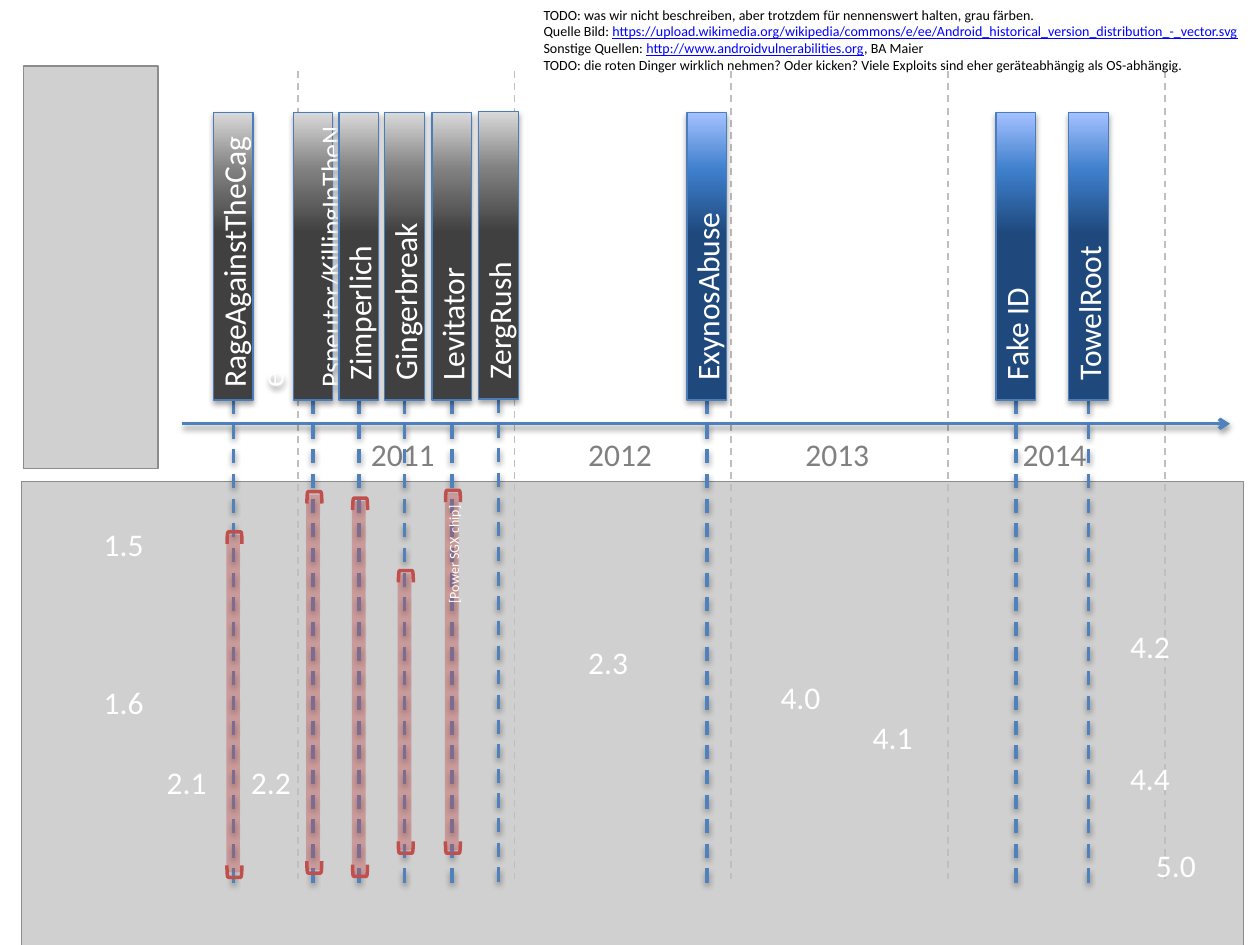
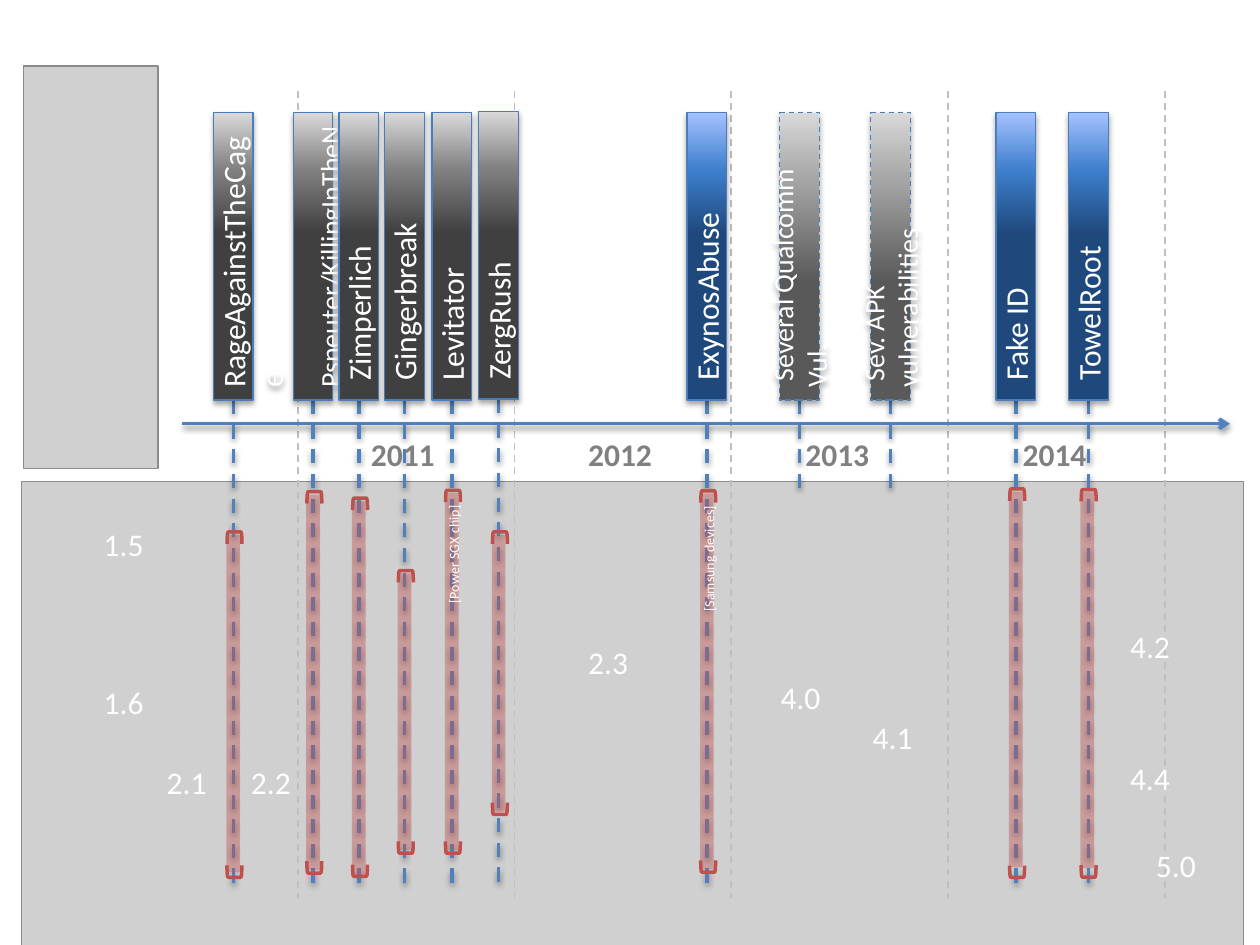
Before and after one commit to kirschne/workshop, a slide deck: slide 1 of ppt/timeline.pptx. Drawn at 1260x945 pixels with LibreOffice and Linux fonts; fonts in the diff are those of the drawing; grey boxes stand for pictures; background and template pictures are left out. Boxes give left, top, right and bottom in pixels: in the first picture for what was removed or moved away, otherwise in the second. Text is boxed around its words. In the diff, an @@ line names an element or a change of style, - is before the commit and + after.

```diff
--- a/ppt/timeline.pptx
+++ b/ppt/timeline.pptx
@@ text removed at box(544, 10, 1237, 74) @@
-TODO: was wir nicht beschreiben, aber trotzdem für nennenswert halten, grau färben.
-Quelle Bild: https://upload.wikimedia.org/wikipedia/commons/e/ee/Android_historical_version_distribution_-_vector.svg
-Sonstige Quellen: http://www.androidvulnerabilities.org, BA Maier
-TODO: die roten Dinger wirklich nehmen? Oder kicken? Viele Exploits sind eher geräteabhängig als OS-abhängig.
@@ 5 lines: place and size @@
-5 lines at box(297, 71, 1166, 878)
+5 lines at box(297, 91, 1166, 898)
@@ rectangle added at box(780, 112, 819, 399), fill gradient #595959 to #A6A6A6 to #D9D9D9, outline #4B7EBC 0.75 pt dashed, 16 pt, text #FFFFFF @@
+Several Qualcomm Vul.
@@ rectangle added at box(871, 112, 910, 399), fill gradient #595959 to #A6A6A6 to #D9D9D9, outline #4B7EBC 0.75 pt dashed, 16 pt, text #FFFFFF @@
+Sev. APK vulnerabilities
@@ line added from (800, 401) to (800, 491), #4F81BD 2 pt dashed @@
@@ line added from (891, 401) to (891, 491), #4F81BD 2 pt dashed @@
@@ bold on in 3 elements at box(371, 445, 435, 466), box(588, 445, 652, 466), box(805, 445, 869, 466) @@
@@ rectangle added at box(701, 494, 714, 869), fill #C0504D at 40% opacity, 8 pt, text #FFFFFF @@
+[Samsung devices]
@@ left bracket added at box(702, 489, 713, 504), outline #C0504D 2 pt @@
@@ rectangle added at box(1009, 491, 1023, 867), fill #C0504D at 40% opacity @@
@@ left bracket added at box(1012, 488, 1023, 503), outline #C0504D 2 pt @@
@@ rectangle added at box(1081, 493, 1095, 868), fill #C0504D at 40% opacity @@
@@ left bracket added at box(1082, 488, 1094, 503), outline #C0504D 2 pt @@
@@ rectangle added at box(491, 534, 505, 811), fill #C0504D at 40% opacity @@
@@ left bracket added at box(494, 530, 505, 546), outline #C0504D 2 pt @@
@@ left bracket added at box(494, 801, 505, 816), outline #C0504D 2 pt @@
@@ left bracket added at box(702, 859, 713, 874), outline #C0504D 2 pt @@
@@ left bracket added at box(1012, 864, 1023, 879), outline #C0504D 2 pt @@
@@ left bracket added at box(1082, 864, 1094, 879), outline #C0504D 2 pt @@
```
